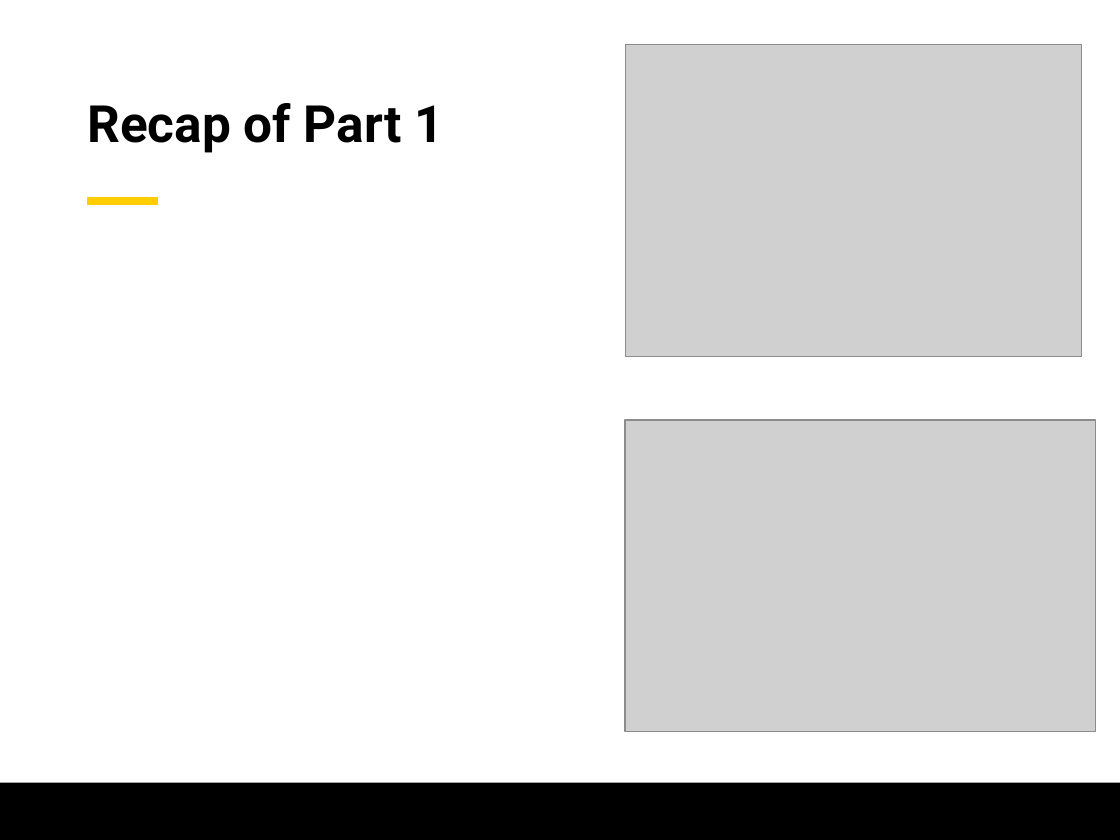
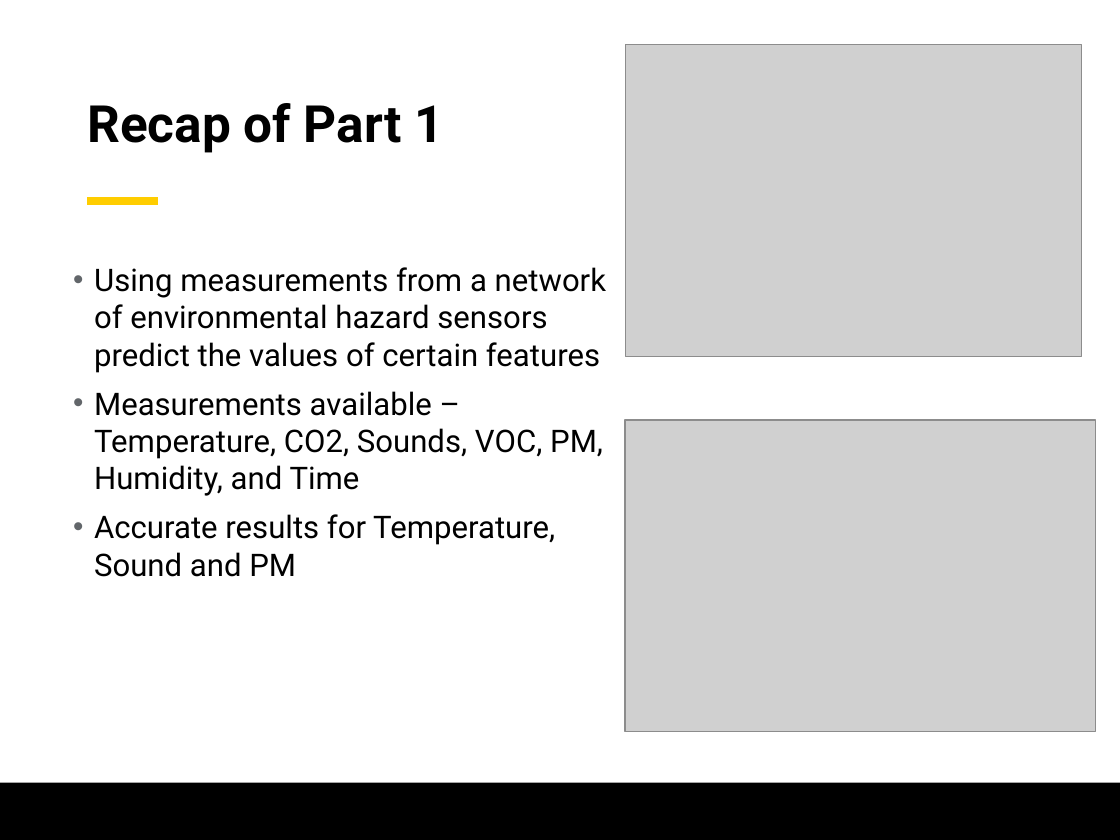
Before and after one commit to evanbradl/ML-Air-Sensor, a slide deck: slide 2 of ML-PROJECT-PART-2.pptx. Drawn at 1120x840 pixels with LibreOffice and Linux fonts; fonts in the diff are those of the drawing; grey boxes stand for pictures; background and template pictures are left out. Boxes give left, top, right and bottom in pixels: in the first picture for what was removed or moved away, otherwise in the second. Text is boxed around its words. In the diff, an @@ line names an element or a change of style, - is before the commit and + after.

```diff
--- a/ML-PROJECT-PART-2.pptx
+++ b/ML-PROJECT-PART-2.pptx
@@ text added at (x1=94, y1=267, x2=606, y2=577), 20 pt, text #000000 @@
+• Using measurements from a network of environmental hazard sensors predict the values of certain features
+• Measurements available – Temperature, CO2, Sounds, VOC, PM, Humidity, and Time
+• Accurate results for Temperature, Sound and PM
```
Also in this commit, not shown: 2 other slides changed.
